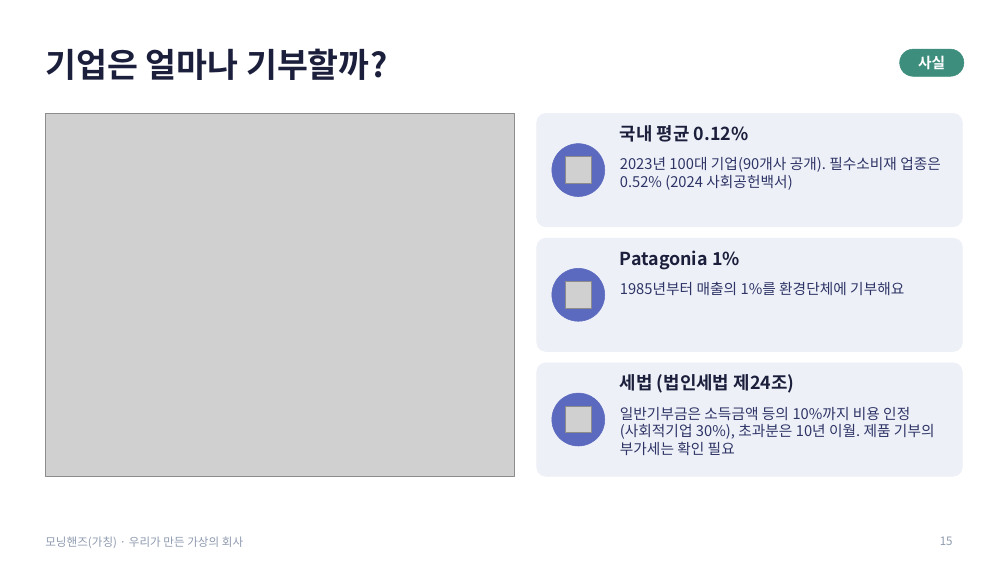
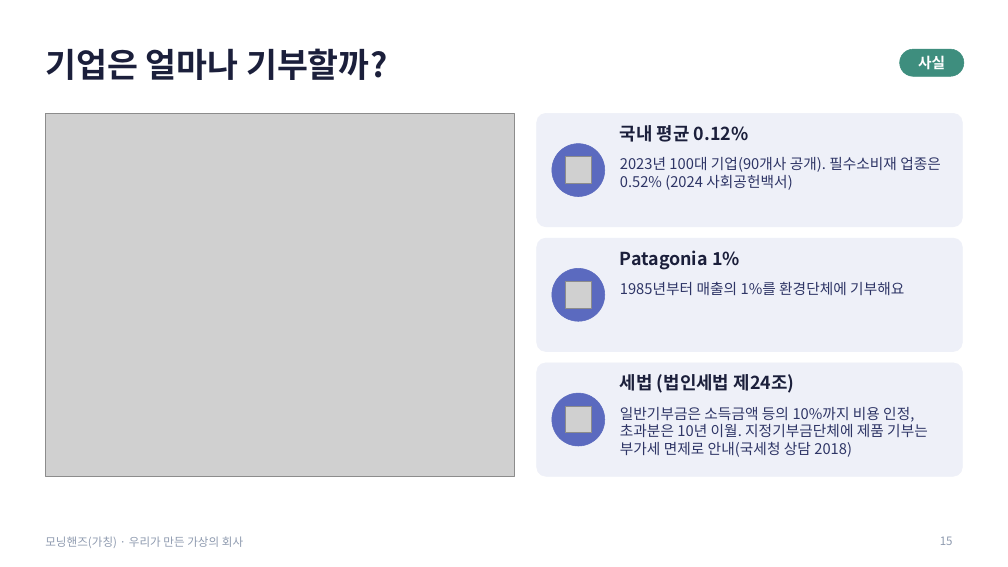
Before and after one commit to g975682-source/-, a slide deck: slide 15 of MorningHands_Student_Presentation.pptx. Drawn at 1008x567 pixels with LibreOffice and Linux fonts; fonts in the diff are those of the drawing; grey boxes stand for pictures. Boxes give left, top, right and bottom in pixels: in the first picture for what was removed or moved away, otherwise in the second. Text is boxed around its words. In the diff, an @@ line names an element or a change of style, - is before the commit and + after.

```diff
--- a/MorningHands_Student_Presentation.pptx
+++ b/MorningHands_Student_Presentation.pptx
@@ text at (x1=620, y1=407, x2=928, y2=457): text changed @@
-일반기부금은 소득금액 등의 10%까지 비용 인정(사회적기업 30%), 초과분은 10년 이월. 제품 기부의 부가세는 확인 필요
+일반기부금은 소득금액 등의 10%까지 비용 인정, 초과분은 10년 이월. 지정기부금단체에 제품 기부는 부가세 면제로 안내(국세청 상담 2018)
```
Also in this commit, not shown: 2 other slides changed, 2 other files.
